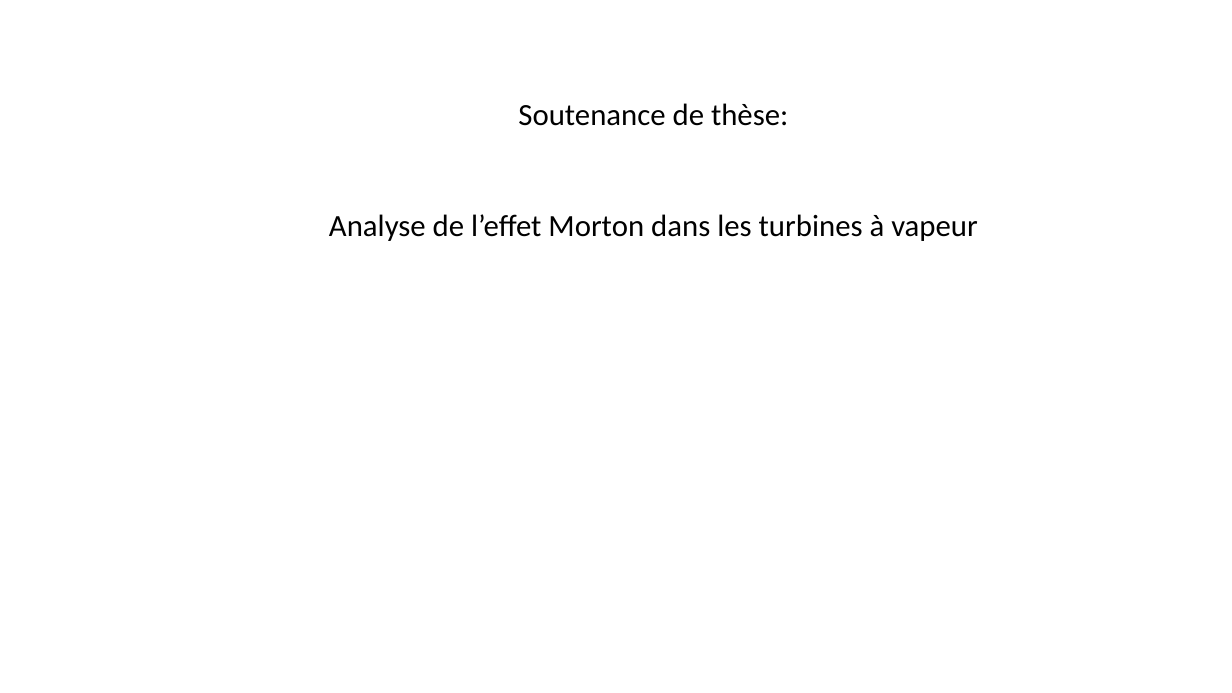
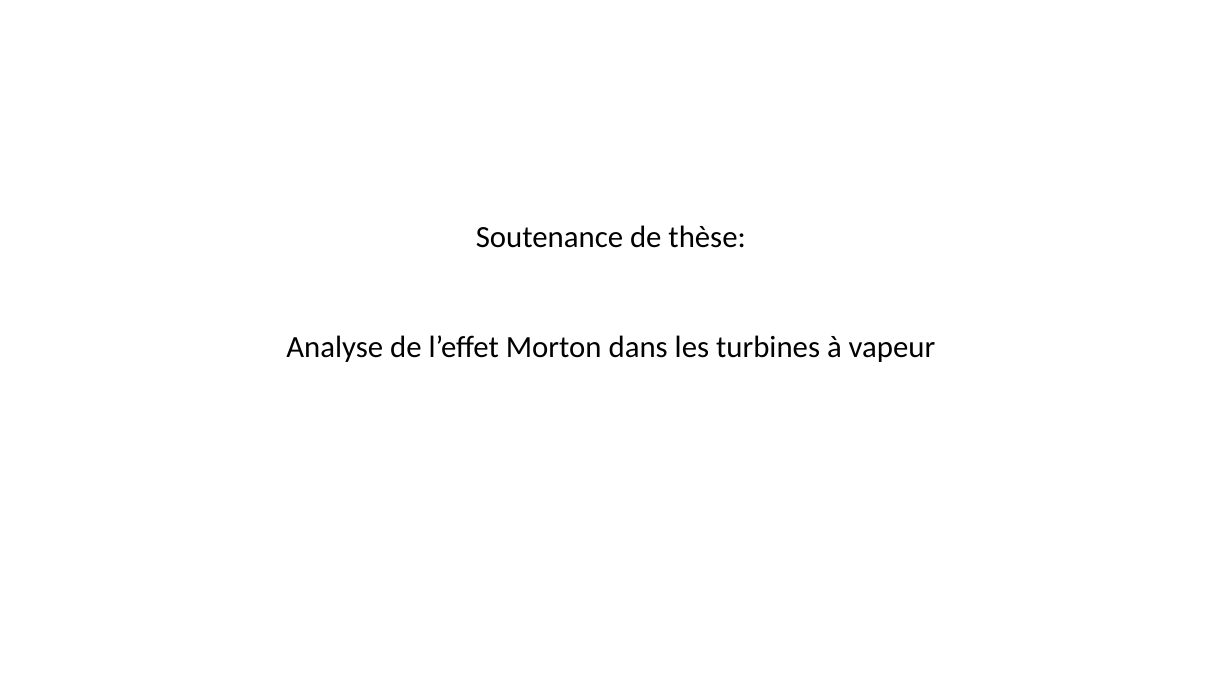
Before and after one commit to SilunZ/SoutenanceThese, a slide deck: slide 1 of Plan de soutenance These Morton Silun.pptx. Drawn at 1232x693 pixels with LibreOffice and Linux fonts; fonts in the diff are those of the drawing. Boxes give left, top, right and bottom in pixels: in the first picture for what was removed or moved away, otherwise in the second. Text is boxed around its words. In the diff, an @@ line names an element or a change of style, - is before the commit and + after.

Commit message:
plan de la soutenance de thèse

```diff
--- a/Plan de soutenance These Morton Silun.pptx
+++ b/Plan de soutenance These Morton Silun.pptx
@@ text "Soutenance de thèse:": place and size @@
-text "Soutenance de thèse:" at (329,103,978,241)
+text "Soutenance de thèse:" at (286,225,936,362)
```
Also in this commit, not shown: 1 other slide changed, 3 slides added.
